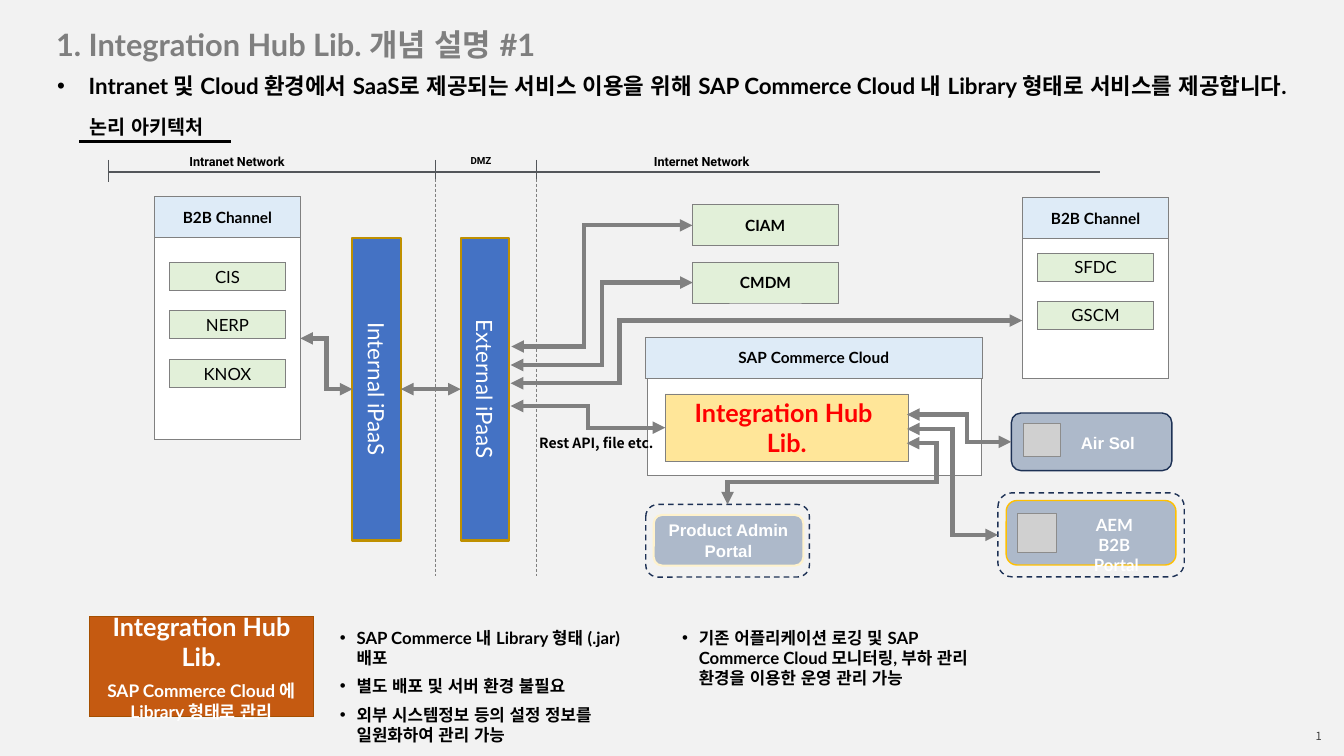
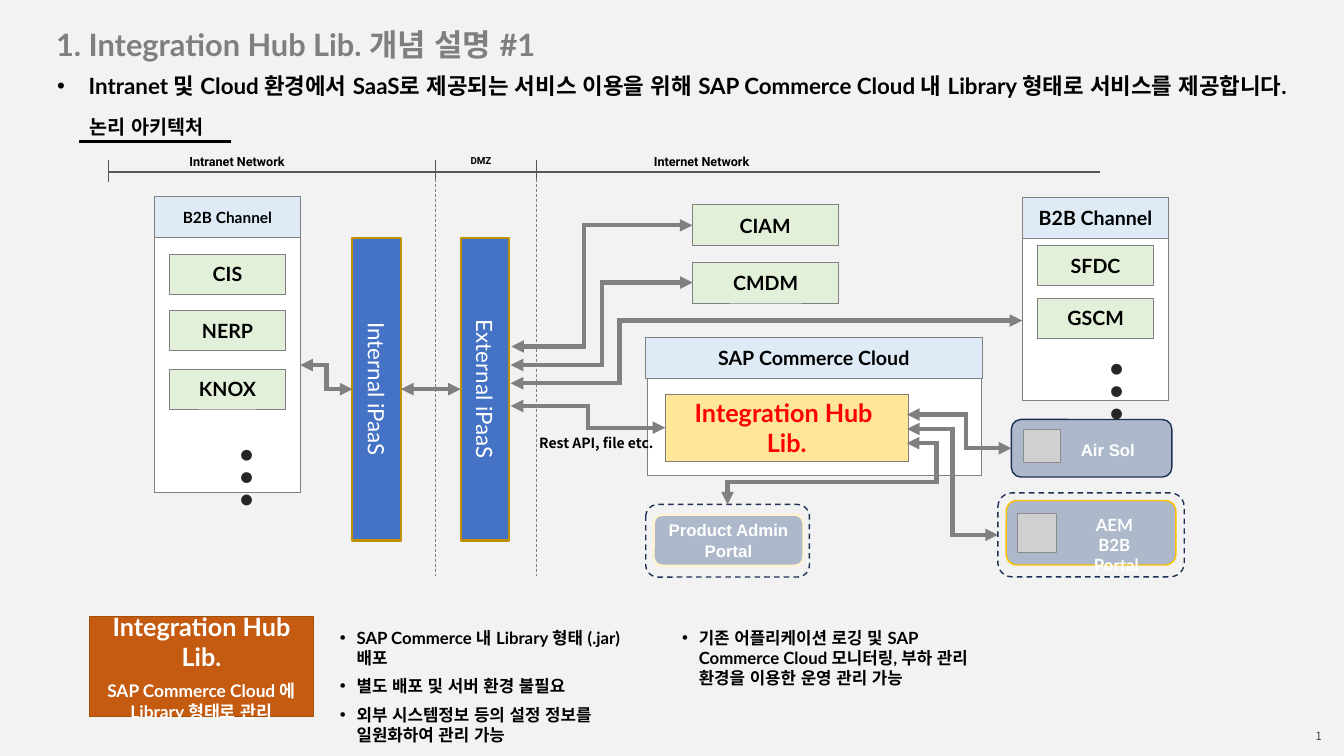
Before and after one commit to dev-ds22/dev-ds22.github.io, a slide deck: slide 1 of _ss/Define_Integration_Hub_Lib_Concept_20231204.pptx. Drawn at 1344x756 pixels with LibreOffice and Linux fonts; fonts in the diff are those of the drawing; grey boxes stand for pictures. Boxes give left, top, right and bottom in pixels: in the first picture for what was removed or moved away, otherwise in the second. Text is boxed around its words. In the diff, an @@ line names an element or a change of style, - is before the commit and + after.

```diff
--- a/_ss/Define_Integration_Hub_Lib_Concept_20231204.pptx
+++ b/_ss/Define_Integration_Hub_Lib_Concept_20231204.pptx
@@ size 11 to 14 pt in 4 elements at (646,338,982,379), (693,205,838,246), (693,262,838,303), (1023,198,1169,239) @@
@@ rectangle: place and size @@
-rectangle at (155,237,300,440)
+rectangle at (155,237,300,493)
@@ rectangle: place and size @@
-rectangle at (1023,239,1169,379)
+rectangle at (1023,239,1169,401)
@@ rectangle "CIS": place and size @@
-rectangle "CIS" at (169,263,285,291)
+rectangle "CIS" at (169,254,285,294)
@@ rectangle "SFDC": place and size @@
-rectangle "SFDC" at (1037,253,1153,281)
+rectangle "SFDC" at (1037,246,1153,286)
@@ rectangle "GSCM": place and size @@
-rectangle "GSCM" at (1037,301,1153,330)
+rectangle "GSCM" at (1037,298,1153,339)
@@ rectangle "NERP": place and size @@
-rectangle "NERP" at (169,311,285,339)
+rectangle "NERP" at (169,311,285,351)
@@ text added at (1090,349,1147,394), 48 pt, text #262626, bold @@
+…
@@ size 12 to 14 pt, bold on in 5 elements at (1037,246,1153,286), (1037,298,1153,339), (169,254,285,294), (169,311,285,351), (169,369,285,409) @@
@@ rectangle "KNOX": place and size @@
-rectangle "KNOX" at (169,360,285,388)
+rectangle "KNOX" at (169,369,285,409)
@@ elbow double arrow moved from (353, 389) - (300, 339) to (353, 389) - (300, 365) @@
@@ elbow double arrow moved from (907, 414) - (1011, 442) to (907, 414) - (1011, 449) @@
@@ rounded rectangle: place and size @@
-rounded rectangle at (1011,413,1172,471)
+rounded rectangle at (1011,419,1172,477)
@@ text added at (220,435,277,480), 48 pt, text #262626, bold @@
+…
@@ picture: place and size @@
-picture at (1023,423,1061,457)
+picture at (1023,431,1061,464)
@@ text "Air Sol": place and size @@
-text "Air Sol" at (1081,437,1135,449)
+text "Air Sol" at (1081,444,1135,456)
```
Also in this commit, not shown: 1 other slide changed.
